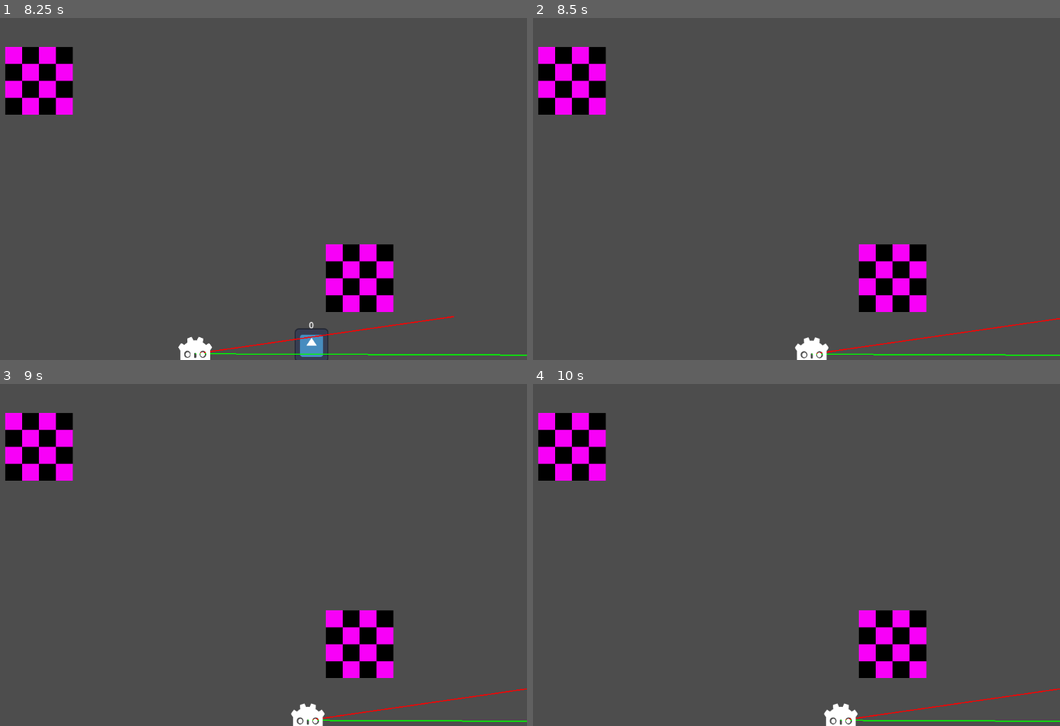
Above: before the commit, frames 1-4 (two rows, left to right).
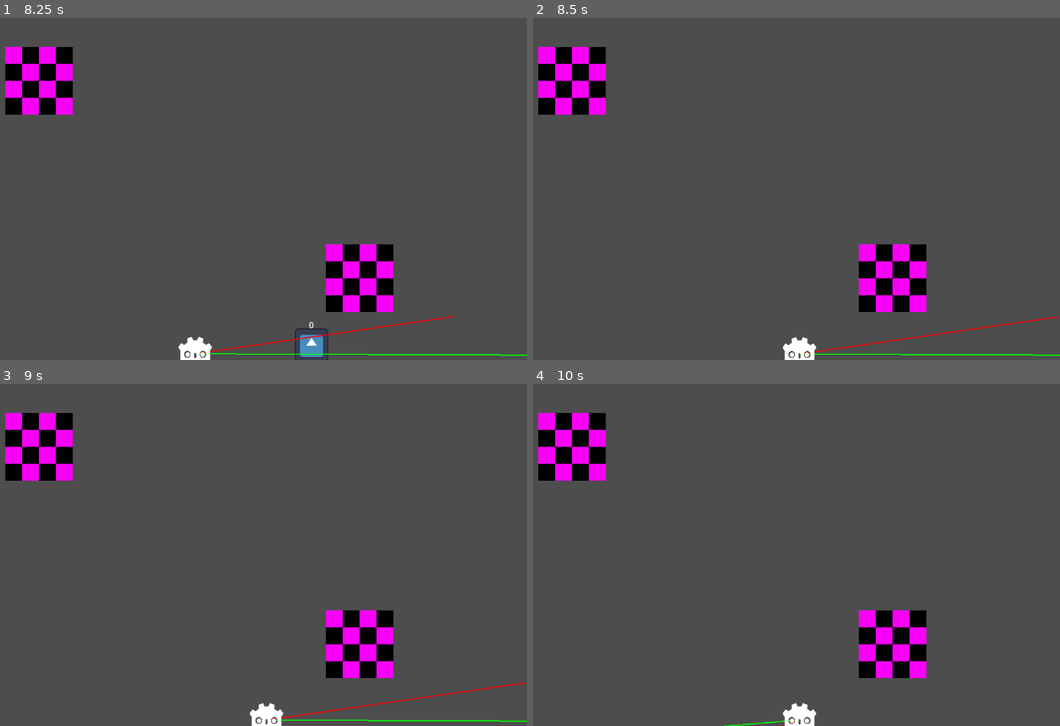
Above: after the commit, the same moments.

Repository: gaantoine/Virion
Game: Godot game, scene res://Scenes/TestLevel/TestLevel.tscn
Two runs of this game, one before a commit and one after it. Both use one fixed random seed, a clock stepped at 60 frames per second and the inputs below. The engine's default icon, where the game draws it, is replaced by a stand-in: a white triangle on a blue panel in a dark square.
Inputs:
- Up to frame 1 (8.25 s): tap Enter at 0.5, 6.5 s; hold D (move_right) 0.53-1.28 s; hold Space (dodge) 0.53-1.28 s; hold S (move_down) 1.28-2.03 s; tap Space (dodge) every 1.5 s from 1.35 to 7.35 s; hold D (move_right) 2.03-2.78 s; hold Space (dodge) 2.03-2.78 s; hold W (move_up) 2.78-3.53 s; hold Space (dodge) 3.53-4.28 s; hold A (move_left) 3.53-5.03 s; hold S (move_down) 5.03-5.78 s; hold Space (dodge) 5.03-5.78 s; hold D (move_right) 5.78-6.53 s; hold W (move_up) 6.53-7.28 s; hold Space (dodge) 6.53-7.28 s; hold D (move_right) 7.28-8.03 s; hold S (move_down) from 8.03 s (still down); hold Space (dodge) from 8.03 s (still down)
- Up to frame 2 (8.5 s): keep holding S (move_down); keep holding Space (dodge)
- Up to frame 3 (9 s): release S (move_down) at 8.78 s; release Space (dodge) at 8.78 s; hold A (move_left) from 8.78 s (still down); tap Space (dodge) at 8.85 s
- Up to frame 4 (10 s): tap Space (dodge) at 9.5 s; release A (move_left) at 9.53 s; hold W (move_up) from 9.53 s (still down); hold Space (dodge) from 9.53 s (still down)

Frame 1 is identical in both runs. In frame 2, 0.8% of the frame differs, in the area x 47-100%, y 87-100%; in frame 3, 1.1%; in frame 4, 1.0%.

Commit message:
Revert "partial mod list population"
This reverts commit ed90c888212f99c82b4647d5858531d3b136d448.

Diff:
--- a/Scenes/Enemies/Bruiser/EnemyBruiser.tscn
+++ b/Scenes/Enemies/Bruiser/EnemyBruiser.tscn
@@ -1,12 +1,10 @@
-[gd_scene load_steps=5 format=3 uid="uid://f6n573w57vu6"]
+[gd_scene load_steps=4 format=3 uid="uid://f6n573w57vu6"]
 
 [ext_resource type="Texture2D" uid="uid://cminetoyt22sf" path="res://placeholder_icon.png" id="1_p1dxc"]
 [ext_resource type="Script" path="res://Scenes/Enemies/Bruiser/enemy_bruiser.gd" id="1_rmu8v"]
 
 [sub_resource type="RectangleShape2D" id="RectangleShape2D_dl1cd"]
 size = Vector2(64, 64)
-
-[sub_resource type="CircleShape2D" id="CircleShape2D_v5vjj"]
 
 [node name="EnemyBruiser" type="CharacterBody2D"]
 script = ExtResource("1_rmu8v")
@@ -22,9 +20,3 @@
 [node name="Timer" type="Timer" parent="."]
 one_shot = true
 autostart = true
-
-[node name="Area2D" type="Area2D" parent="."]
-
-[node name="CollisionShape2D" type="CollisionShape2D" parent="Area2D"]
-shape = SubResource("CircleShape2D_v5vjj")
-debug_color = Color(1, 0, 0, 0.419608)
--- a/Scenes/PlayerCharacter/player.gd
+++ b/Scenes/PlayerCharacter/player.gd
@@ -36,7 +36,7 @@
 var can_dodge := true
 
 var attr_defaults:Dictionary # string -> int
-var attrs:Dictionary # string -> int
+var attr_current:Dictionary # string -> int
 var attr_mods:Dictionary # string -> array[string]
 
 func _ready():
@@ -111,28 +111,5 @@
 
 func add_mods(mods:Dictionary) -> void:
 	for key in mods:
-		var mod:String = mods[key]
-		var prio:int = mod_prio(mod)
-		if not attr_mods.has(key):
-			attr_mods[key] = []
-		var mod_list:Array = attr_mods[key]
-		var i:int = 0
-		while i < len(mod_list) and mod_prio(mod_list[i]) > prio:
-			i += 1
-		mod_list.insert(i, mod)
-
 		print(key," ",mods[key])
 	pass
-
-func apply_mods() -> void:
-	pass
-
-func mod_prio(mod:String) -> int:
-	if mod[0] in "+-":
-		if mod[-1] == "%":
-			return 2
-		return 1
-	if mod[0] == "=":
-		return 0
-	push_error("invalid mod: ", mod)
-	return -1
--- a/Scenes/TestLevel/TestLevel.tscn
+++ b/Scenes/TestLevel/TestLevel.tscn
@@ -18,7 +18,6 @@
 
 [node name="EnemyBruiser" parent="." instance=ExtResource("1_8rsap")]
 position = Vector2(641, 222)
-middash_attack_range = 10.0
 
 [node name="BasePickup" parent="." instance=ExtResource("4_k6ggg")]
 position = Vector2(538, 444)
